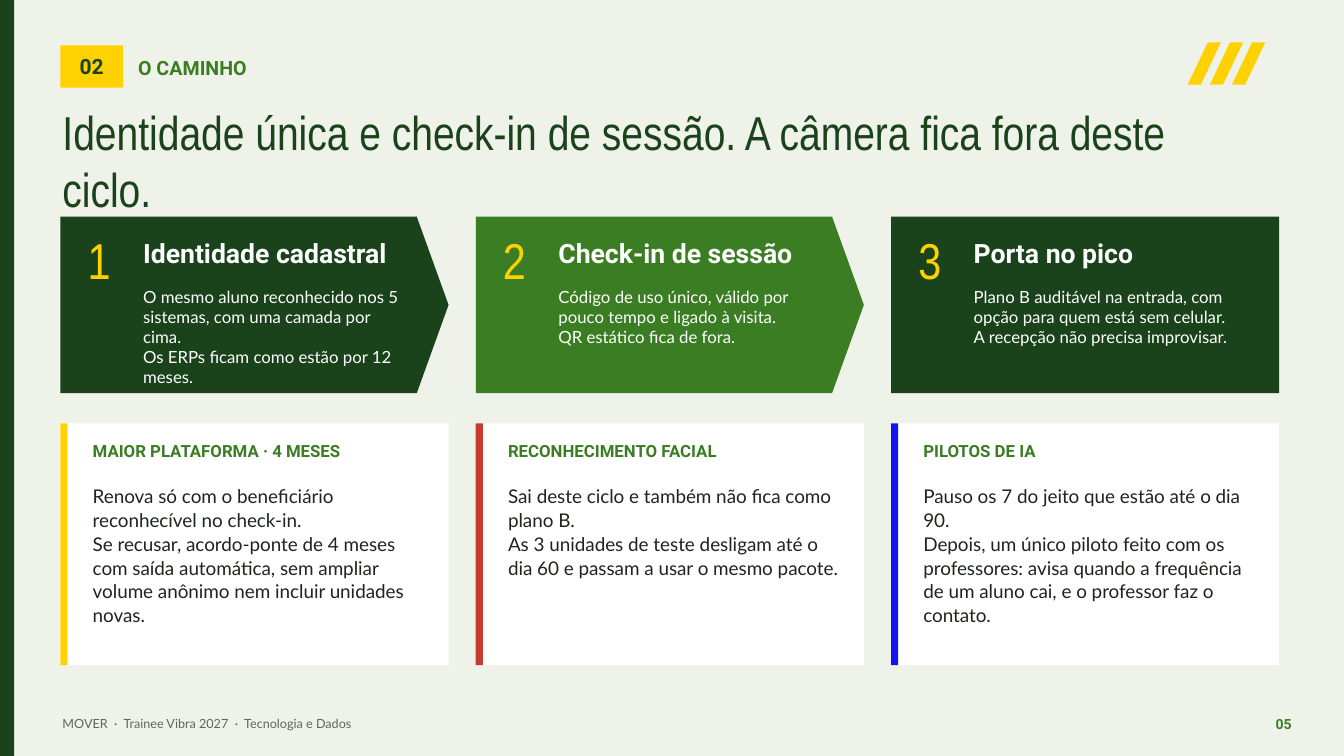
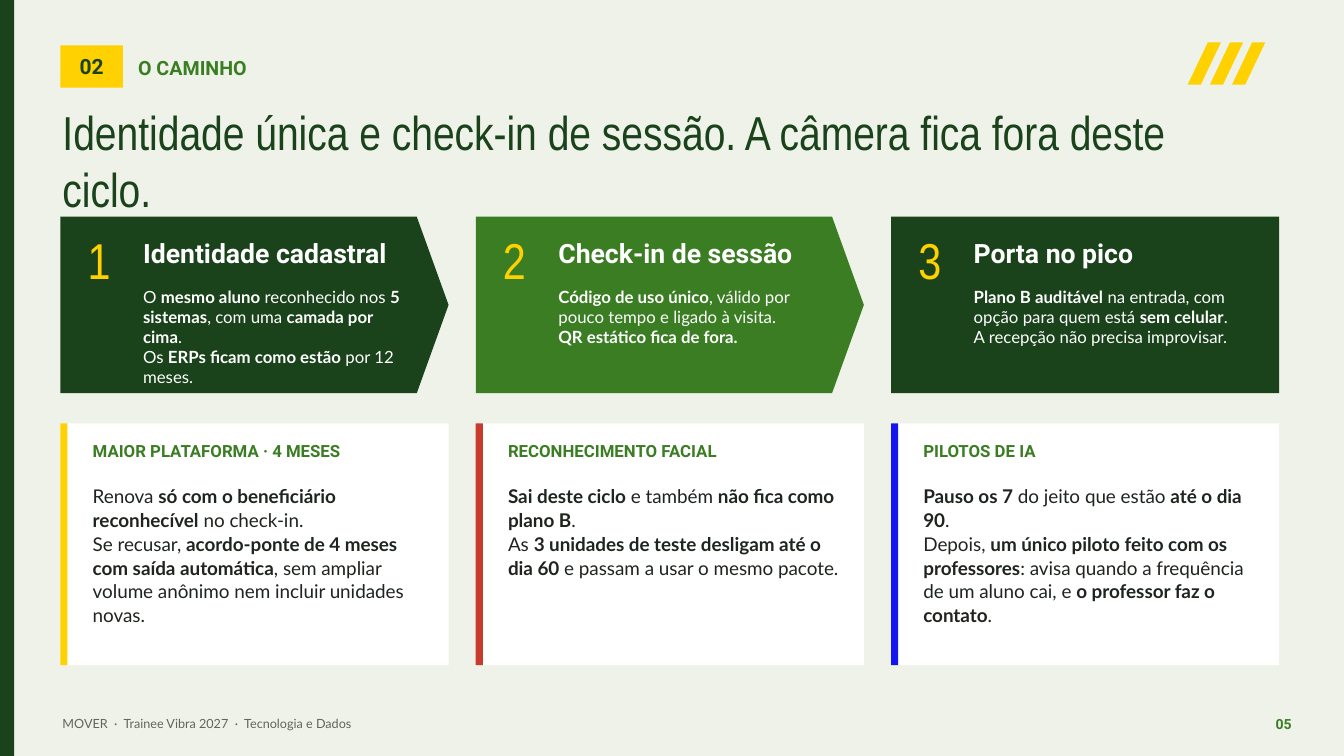
Before and after one commit to kauanchristofaro/Painel-Vibra-MOVER, a slide deck: slide 5 of MOVER_Apresentacao_Trainee_Vibra_v13.pptx. Drawn at 1344x756 pixels with LibreOffice and Linux fonts; fonts in the diff are those of the drawing. Boxes give left, top, right and bottom in pixels: in the first picture for what was removed or moved away, otherwise in the second. Text is boxed around its words. In the diff, an @@ line names an element or a change of style, - is before the commit and + after.

```diff
--- a/MOVER_Apresentacao_Trainee_Vibra_v13.pptx
+++ b/MOVER_Apresentacao_Trainee_Vibra_v13.pptx
@@ text "O mesmo aluno reconhecido nos ..." at (143, 290, 400, 383): bold on in "mesmo aluno 5 sistemas, camada por cima.", "ERPs ficam como estão" @@
@@ text "Código de uso único, válido ..." at (558, 290, 790, 346): bold on in "Código de uso único,", "QR estático fica de fora." @@
@@ text "Plano B auditável na entrada, ..." at (974, 290, 1228, 346): bold on in "Plano B auditável sem celular." @@
@@ text "Renova só com o beneficiário ..." at (93, 489, 404, 622): bold on in "só com o beneficiário reconhecível", "acordo-ponte de 4 meses com saída automática," @@
@@ text "Sai deste ciclo e também ..." at (508, 489, 838, 579): bold on in "Sai deste ciclo não fica como plano ...", "3 unidades de teste desligam até o ..." @@
@@ text "Pauso os 7 do jeito ..." at (923, 489, 1243, 622): bold on in "Pauso os 7 até o dia 90.", "um único piloto feito com os professores: ..." @@
```
Also in this commit, not shown: 13 other slides changed.
